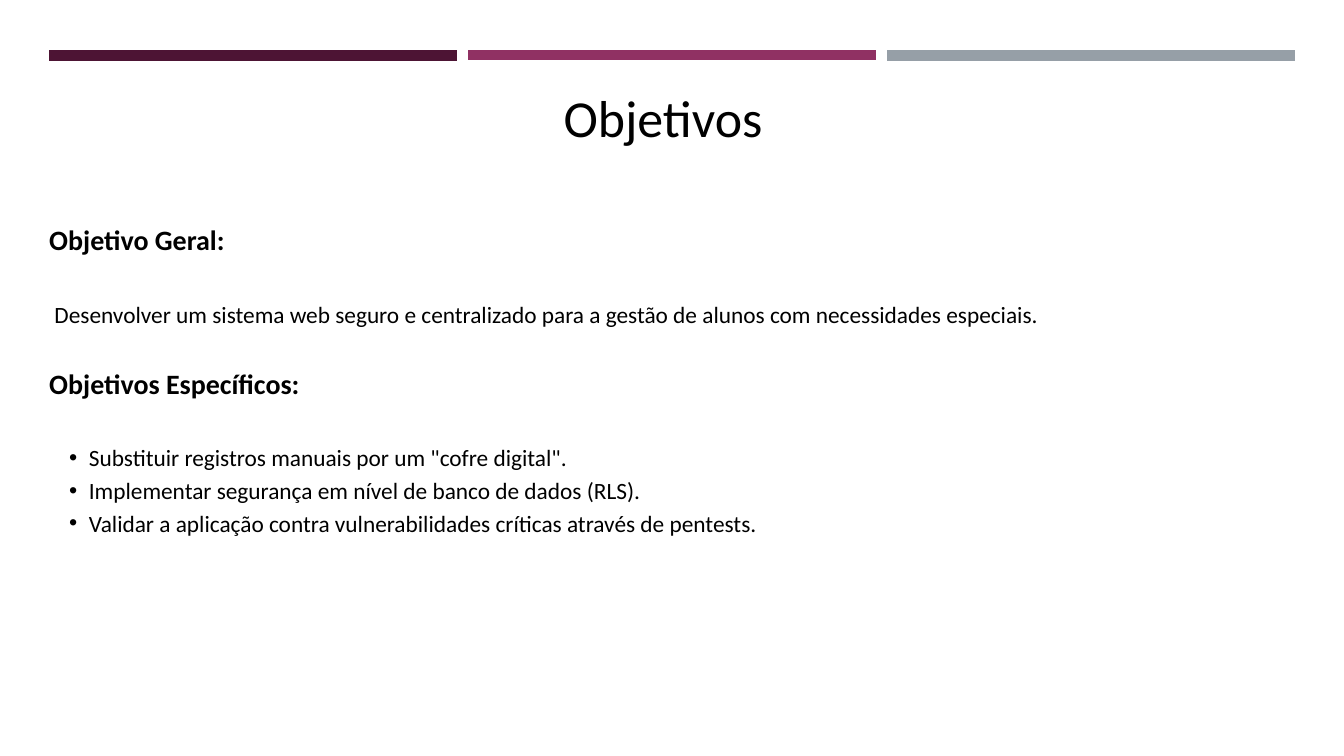
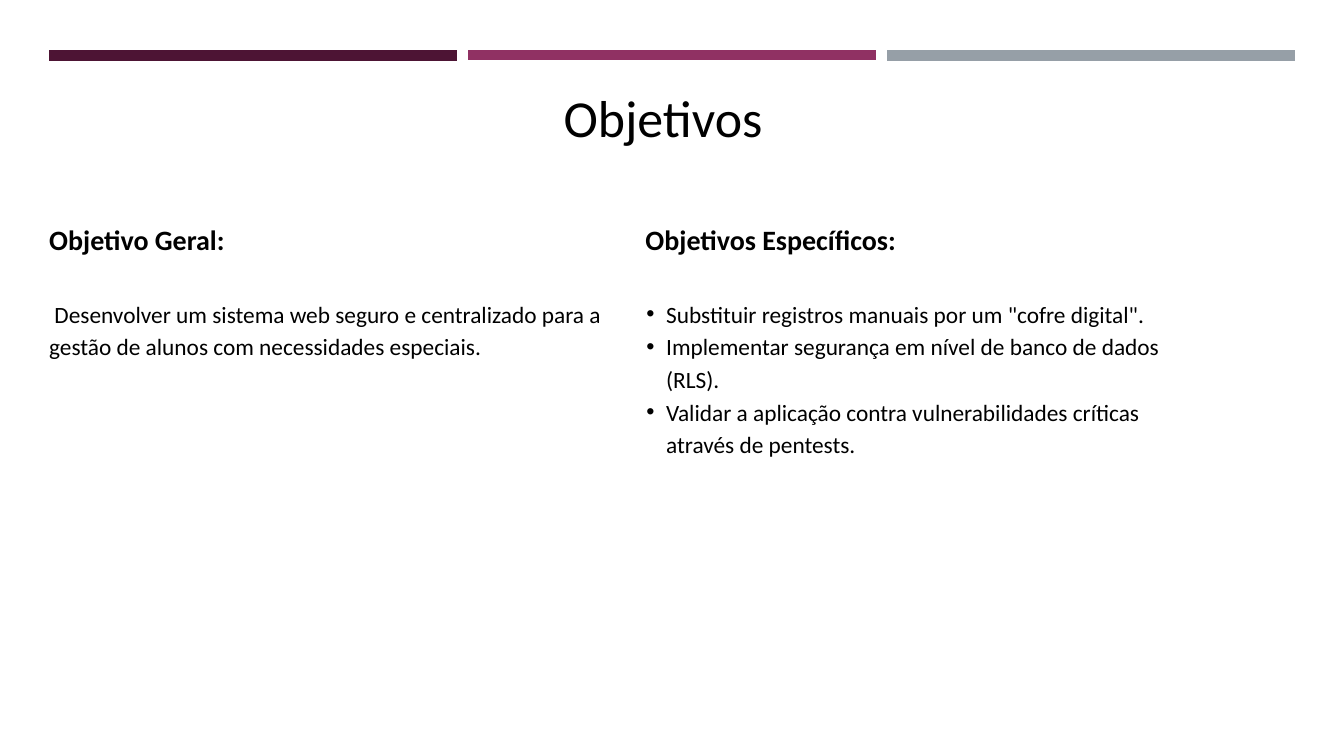
Before and after one commit to z12guilherme/gestao_atipicos, a slide deck: slide 3 of tcc/TCC - Slides.pptx. Drawn at 1344x756 pixels with LibreOffice and Linux fonts; fonts in the diff are those of the drawing. Boxes give left, top, right and bottom in pixels: in the first picture for what was removed or moved away, otherwise in the second. Text is boxed around its words. In the diff, an @@ line names an element or a change of style, - is before the commit and + after.

Commit message:
Modificando SLIDES

```diff
--- a/tcc/TCC - Slides.pptx
+++ b/tcc/TCC - Slides.pptx
@@ text "Objetivo Geral:" at bbox=[49, 230, 1159, 457]: alignment left to justified; columns 1 to 2 @@
```
